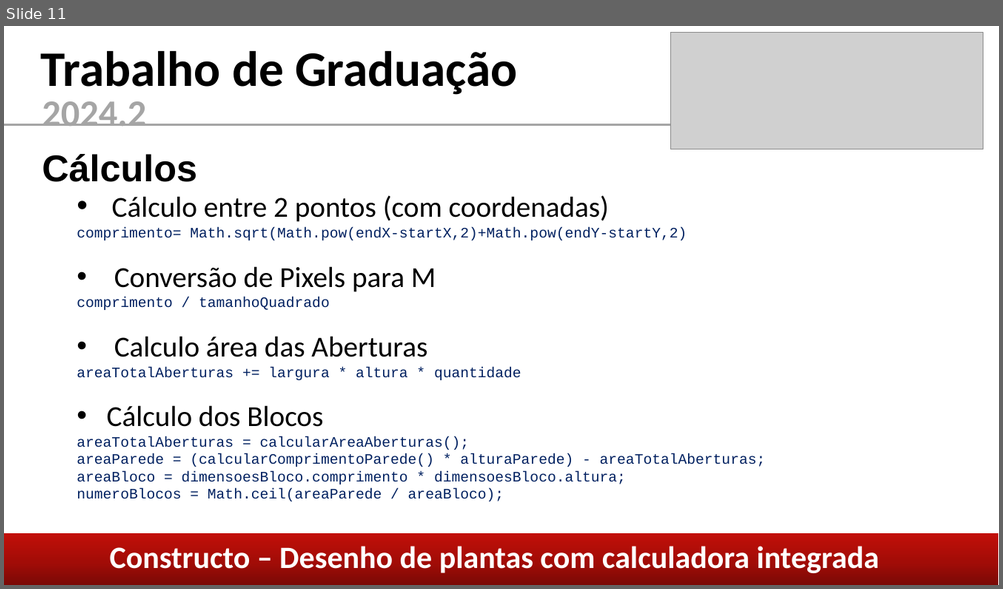
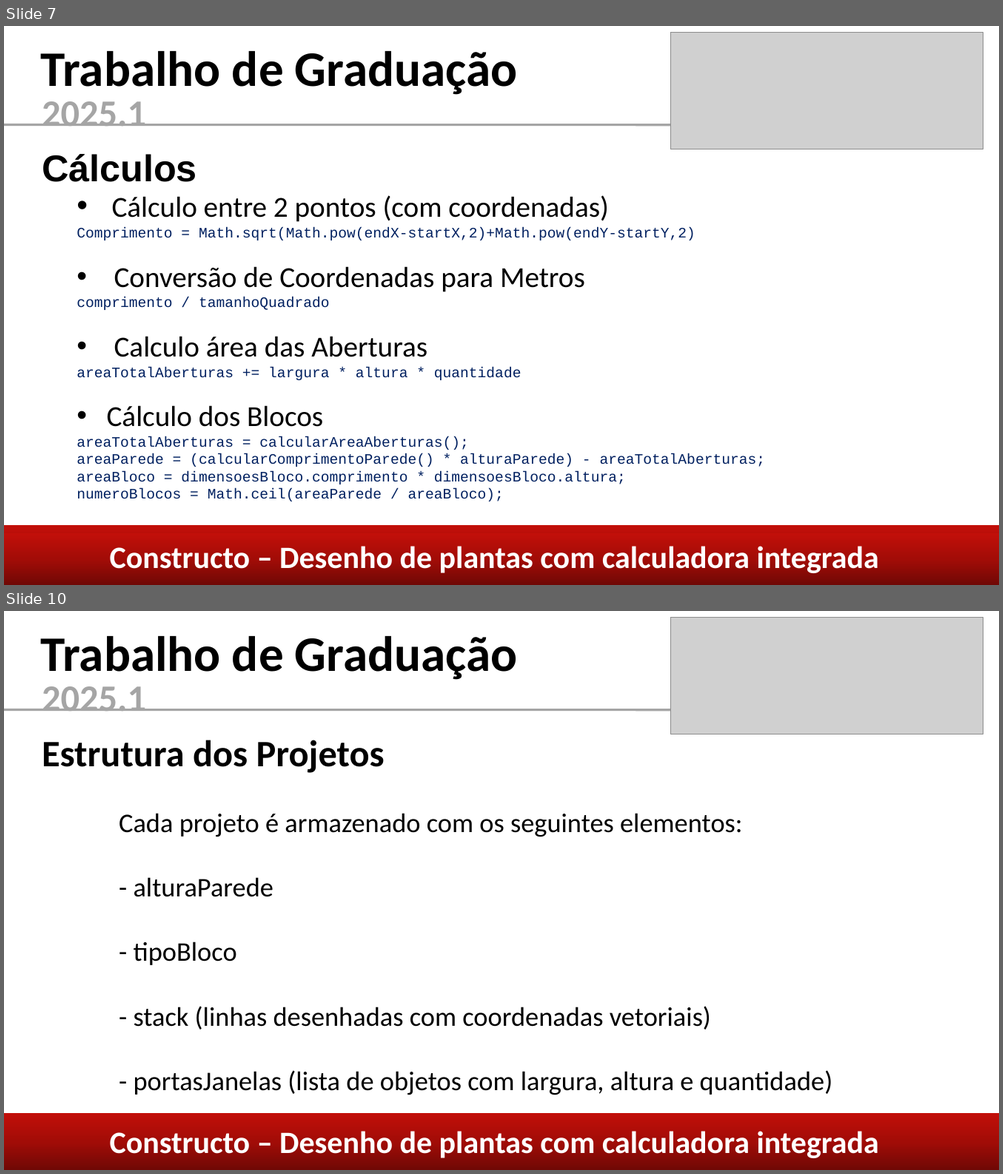
Before and after one commit to caiom4754/Constructo, a slide deck: coisas/Apresentação TG.pptx. Shown one above the other, each under a label of ours: slide 11 before the commit, slides 7 and 10 after it; the slides between them are not shown. The pictures are 1003x589 and 1003x1174 pixels, drawn with LibreOffice and Linux fonts; fonts in the diff are those of the drawing; grey boxes stand for pictures. Boxes give left, top, right and bottom in pixels: in the first picture for what was removed or moved away, otherwise in the second. Text is boxed around its words. In the diff, an @@ line names an element or a change of style, - is before the commit and + after.

```diff
--- a/coisas/Apresentação TG.pptx
+++ b/coisas/Apresentação TG.pptx
@@ slide 10 added at bbox=[4, 611, 999, 1170], background #FFFFFF @@
@@ picture added at bbox=[671, 618, 984, 734] @@
@@ text added at bbox=[41, 636, 517, 680], 48 pt, text #000000, bold @@
+Trabalho de Graduação
@@ text added at bbox=[42, 686, 146, 711], 36 pt, text #A5A5A5, bold @@
+2025.1
@@ line added from (4, 709) to (708, 710), #A5A5A5 2.25 pt @@
@@ text added at bbox=[42, 740, 384, 773], 36 pt, text #000000, bold @@
+Estrutura dos Projetos
@@ text added at bbox=[119, 813, 833, 1096], 26 pt, text #000000 @@
+Cada projeto é armazenado com os seguintes elementos:
+- alturaParede
+- tipoBloco
+- stack (linhas desenhadas com coordenadas vetoriais)
+- portasJanelas (lista de objetos com largura, altura e quantidade)
@@ rectangle added at bbox=[4, 1113, 999, 1170], fill gradient #6F0805 to #A20C07 to #C20F09 @@
@@ text added at bbox=[110, 1131, 879, 1161], 30 pt, text #FFFFFF, bold @@
+Constructo – Desenho de plantas com calculadora integrada
@@ what was slide 11 is now slide 7 @@
@@ slide 7 changed as well @@
@@ text at bbox=[42, 101, 146, 126]: text changed @@
-2024.2
+2025.1
@@ text at bbox=[77, 228, 695, 292]: text changed @@
-comprimento= Math.sqrt(Math.pow(endX-startX,2)+Math.pow(endY-startY,2)
-• Conversão de Pixels para M
+Comprimento = Math.sqrt(Math.pow(endX-startX,2)+Math.pow(endY-startY,2)
+• Conversão de Coordenadas para Metros
@@ rectangle added at bbox=[4, 526, 999, 585], fill gradient #6F0805 to #A20C07 to #C20F09 @@
```
Also in this commit, not shown: 7 other slides changed, 4 other slides added, 6 slides removed, 3 other files.
